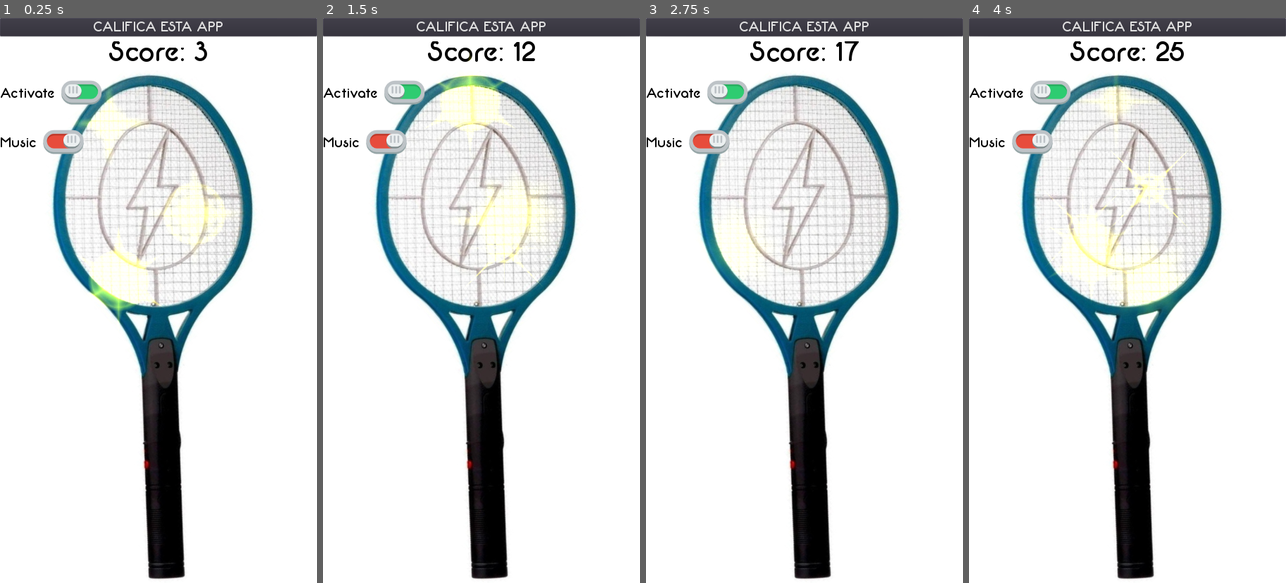
Above: before the commit, frames 1-4 (left to right).
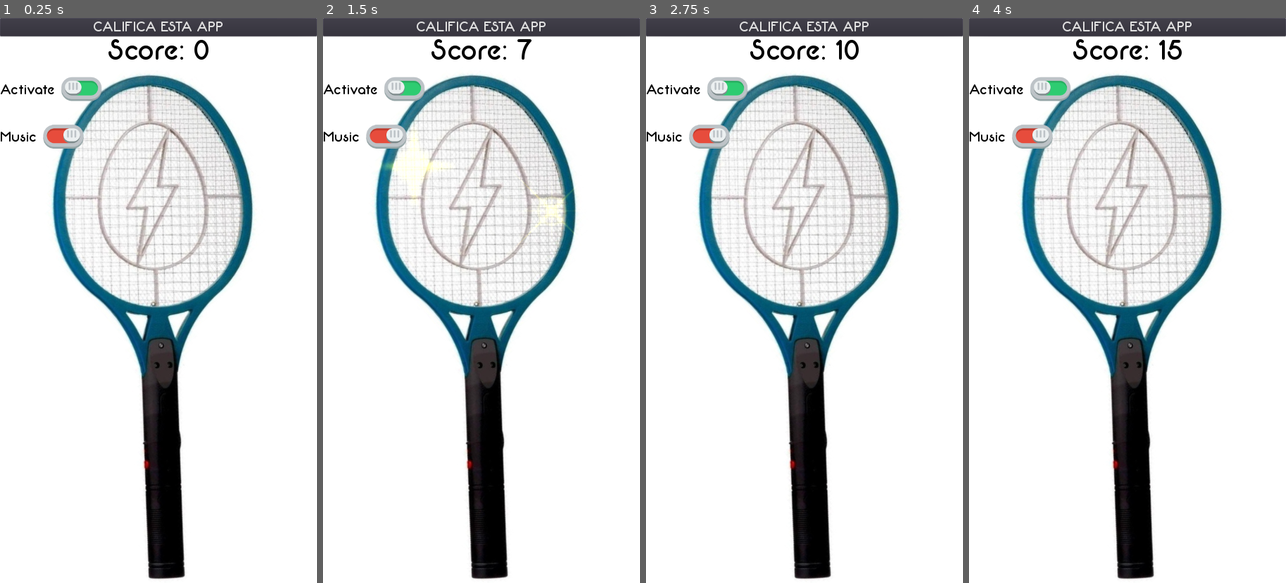
Above: after the commit, the same moments.

Repository: DeybisMelendez/raqueta-mata-mosquitos
Game: Godot game, scene res://main/Raqueta.tscn
Two runs of this game, one before a commit and one after it. Both use one fixed random seed, a clock stepped at 60 frames per second and the inputs below.
Inputs (mouse positions are in pixels of both pictures, inside the frame that each line leads up to):
- Up to frame 1 (0.25 s): no input
- Up to frame 2 (1.5 s): click "CALIFICA ESTA APP" at 0.5 s; click (405, 91) at 1.25 s
- Up to frame 3 (2.75 s): click "CALIFICA ESTA APP" at 2 s
- Up to frame 4 (4 s): click (1051, 91) at 2.75 s; click "CALIFICA ESTA APP" at 3.5 s

The runs differ from the first frame. In frame 1, 3.0% of the frame differs, in the area x 0-72%, y 3-55%; in frame 2, 3.7%, in the area x 0-80%, y 3-47%; in frame 3, 1.8%; in frame 4, 3.3%.

Commit message:
añadido CanvasModulate y adaptando script

Diff:
--- a/main/Raqueta.gd
+++ b/main/Raqueta.gd
@@ -3,30 +3,44 @@
 onready var Rate = $VBoxContainer/Rate
 onready var Activate = $VBoxContainer/HBoxContainer2/Activate
 onready var Score = $VBoxContainer/HBoxContainer/Score
+onready var Music = $VBoxContainer/HBoxContainer3/Music
+onready var Mosquitos = $CenterContainer/Control.get_children()
 
 var score = 0
 func _ready():
 	Rate.connect("button_up", self, "rate")
 func rate():
 	OS.shell_open("https://play.google.com/store/apps/details?id=com.damv.raqueta_mata_mosquitos")
+
 func _physics_process(_delta):
 	if Activate.pressed:
-		var gyroscope = 10#Input.get_gyroscope().length()
-		var random
-		if gyroscope > 10:
-			random = randi()%3
-		elif gyroscope > 6:
-			random = randi()%10
-		elif gyroscope > 3:
-			random = randi()%15
-		elif gyroscope > 1:
-			random = randi()%40
-		if random == 0:
-			score += 1
-			set_score(score)
-			$CenterContainer/Control.get_child(randi()%25).spark()
+		if Music.pressed:
+			pass
+		else:
+			kill_mosquitos()
 	elif score != 0:
 		score = 0
 		set_score(score)
+
 func set_score(s):
 	Score.text = "Score: " + str(s)
+
+func kill_mosquitos():
+	var gyroscope = 10#Input.get_gyroscope().length()
+	var random
+	if gyroscope > 10:
+		random = randi()%3
+	elif gyroscope > 6:
+		random = randi()%10
+	elif gyroscope > 3:
+		random = randi()%15
+	elif gyroscope > 1:
+		random = randi()%40
+	if random == 0:
+		score += 1
+		set_score(score)
+		random_spark()
+		#$CenterContainer/Control.get_child(randi()%25).spark()
+
+func random_spark():
+	Mosquitos[randi()% Mosquitos.size()-1].spark()
--- a/main/Raqueta.tscn
+++ b/main/Raqueta.tscn
@@ -36,6 +36,7 @@
 [node name="VBoxContainer" type="VBoxContainer" parent="."]
 anchor_right = 1.0
 anchor_bottom = 1.0
+custom_constants/separation = 0
 __meta__ = {
 "_edit_use_anchors_": false
 }
@@ -50,9 +51,9 @@
 }
 
 [node name="HBoxContainer" type="HBoxContainer" parent="VBoxContainer"]
-margin_top = 44.0
-margin_right = 720.0
-margin_bottom = 112.0
+margin_top = 40.0
+margin_right = 720.0
+margin_bottom = 108.0
 alignment = 1
 __meta__ = {
 "_edit_use_anchors_": false
@@ -67,9 +68,9 @@
 text = "Score: 0"
 
 [node name="HBoxContainer2" type="HBoxContainer" parent="VBoxContainer"]
-margin_top = 116.0
-margin_right = 720.0
-margin_bottom = 224.0
+margin_top = 108.0
+margin_right = 720.0
+margin_bottom = 216.0
 __meta__ = {
 "_edit_use_anchors_": false
 }
@@ -98,9 +99,9 @@
 expand_icon = true
 
 [node name="HBoxContainer3" type="HBoxContainer" parent="VBoxContainer"]
-margin_top = 228.0
-margin_right = 720.0
-margin_bottom = 336.0
+margin_top = 216.0
+margin_right = 720.0
+margin_bottom = 324.0
 
 [node name="Label" type="Label" parent="VBoxContainer/HBoxContainer3"]
 margin_top = 37.0
@@ -211,3 +212,5 @@
 
 [node name="24" parent="CenterContainer/Control" instance=ExtResource( 6 )]
 position = Vector2( -6.47571, -75.5476 )
+
+[node name="CanvasModulate" type="CanvasModulate" parent="."]
